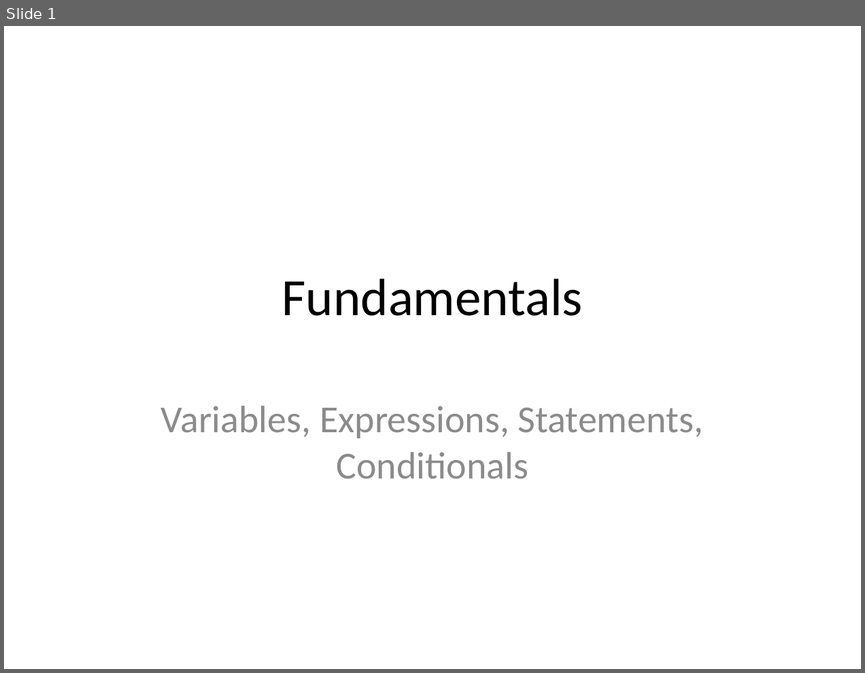
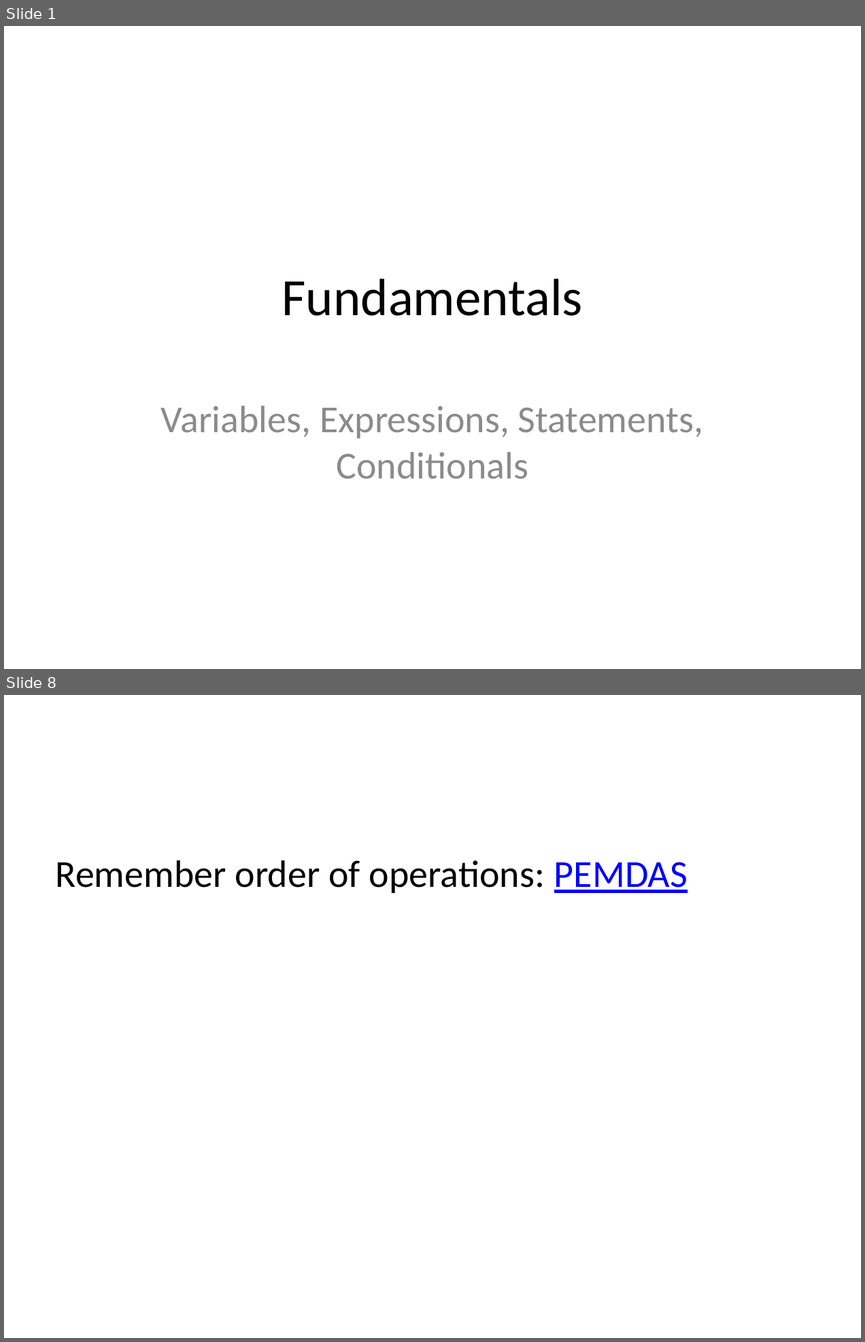
Before and after one commit to edsu/inst326, a slide deck: modules/module01/slides.pptx. Shown one above the other, each under a label of ours: slide 1 before the commit, slides 1 and 8 after it; the slides between them are not shown. The pictures are 865x673 and 865x1342 pixels, drawn with LibreOffice and Linux fonts; fonts in the diff are those of the drawing. Boxes give left, top, right and bottom in pixels: in the first picture for what was removed or moved away, otherwise in the second. Text is boxed around its words. In the diff, an @@ line names an element or a change of style, - is before the commit and + after.

```diff
--- a/modules/module01/slides.pptx
+++ b/modules/module01/slides.pptx
@@ slide 8 added at (x1=4, y1=695, x2=861, y2=1338), background #FFFFFF @@
@@ text added at (x1=56, y1=860, x2=687, y2=893), 32 pt, text #000000 @@
+Remember order of operations: PEMDAS
```
Also in this commit, not shown: 6 slides changed, 14 other slides added, 3 slides removed, 4 other files.
